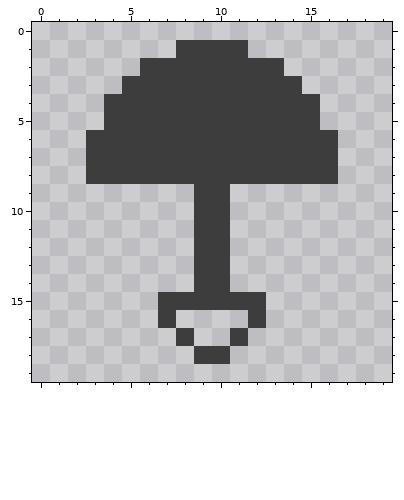
One commit to this pixel-art sprite: assets/textures/shovel.png. That is the earlier state.
The file is 20x20 pixels. Pixels under 10% opacity are left out. Colours within 5 levels of each other are drawn and written as one.
The same view after the edit:
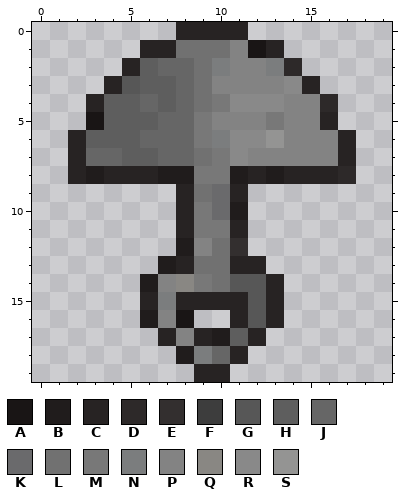
Palette (. is transparent): A #191515  B #201c1c  C #272323  D #2d2929  E #332f2f  F #3d3d3d  G #575757  H #5e5e5e  J #666666  K #6a6a6c  L #717171  M #787878  N #7b7d7e  P #838383  Q #898783  R #898989  S #949493
Change:
@@ x 0..19 @@
- 0 ....................
- 1 ........FFFF........
- 2 ......FFFFFFFF......
- 3 .....FFFFFFFFFF.....
- 4 ....FFFFFFFFFFFF....
- 5 ....FFFFFFFFFFFF....
- 6 ...FFFFFFFFFFFFFF...
- 7 ...FFFFFFFFFFFFFF...
- 8 ...FFFFFFFFFFFFFF...
- 9 .........FF.........
-10 .........FF.........
-11 .........FF.........
-12 .........FF.........
-13 .........FF.........
-14 .........FF.........
-15 .......FFFFFF.......
-16 .......F....F.......
-17 ........F..F........
-18 .........FF.........
-19 ....................
+ 0 ........CCCC........
+ 1 ......CCLLLPAC......
+ 2 .....CHJJLNPPND.....
+ 3 ....CGHHJLPPPPRC....
+ 4 ...CHHJHJLMRRRPPD...
+ 5 ...AHHHJJMPPPMPPC...
+ 6 ..CHHHJJJMNRRSPPPC..
+ 7 ..CJJHHJJLMRPPPPPC..
+ 8 ..CBCCCBBMMBCBCCCD..
+ 9 ........CLKC........
+10 ........CMKB........
+11 ........CMMC........
+12 ........BPLE........
+13 .......BCLLCC.......
+14 ......BPQMLGGC......
+15 ......CNCCCCGC......
+16 ......BPA..CGC......
+17 .......CPCBHC.......
+18 ........BNJC........
+19 .........CC.........
Pixel boxes of the changes (left, top, right, bottom) in both pictures:
changed: (68, 22, 356, 382)
